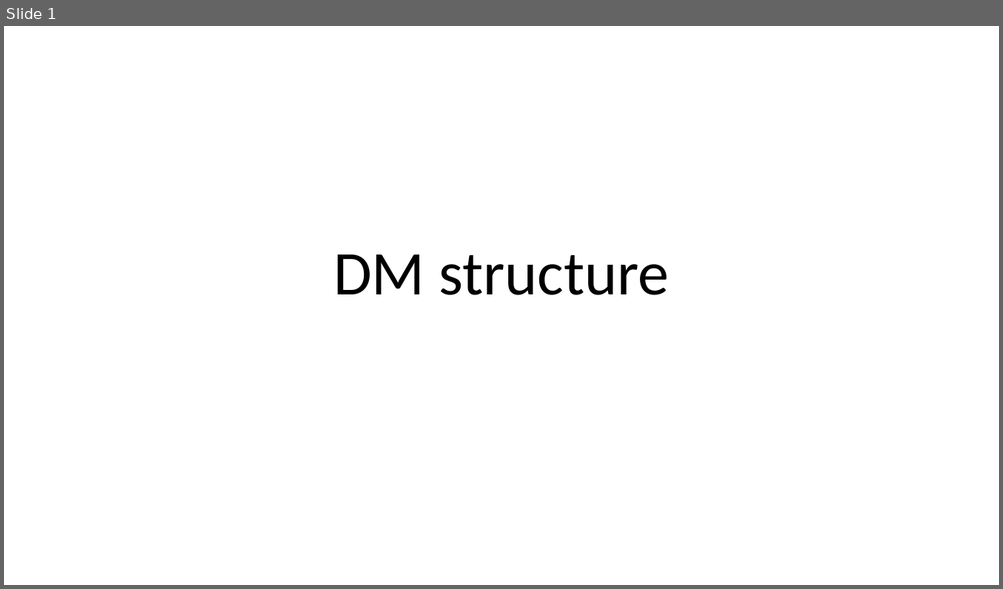
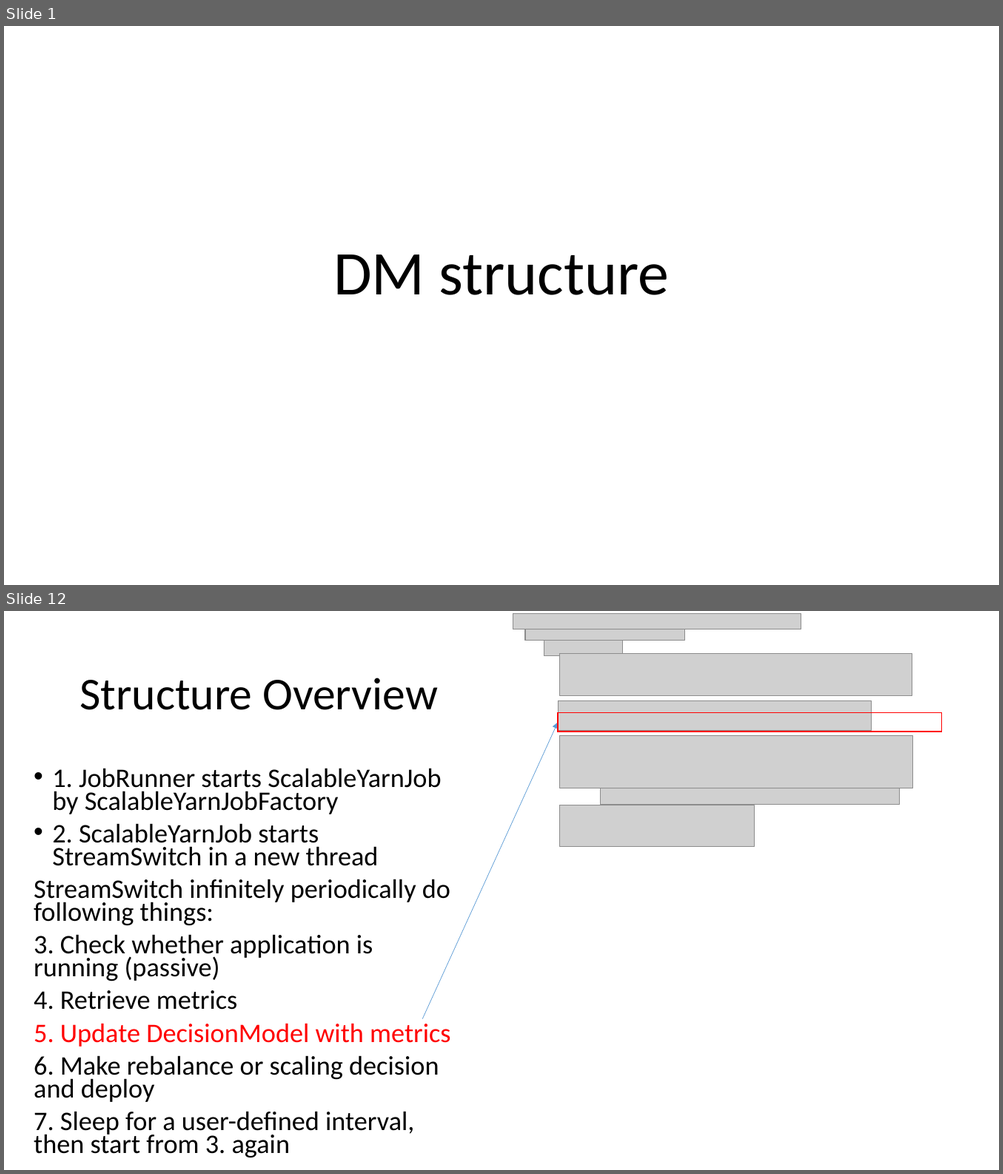
Before and after one commit to Swrrt/Samza-Documents, a slide deck: Documentation/DelayGuaranteeStructure.pptx. Shown one above the other, each under a label of ours: slide 1 before the commit, slides 1 and 12 after it; the slides between them are not shown. The pictures are 1003x589 and 1003x1174 pixels, drawn with LibreOffice and Linux fonts; fonts in the diff are those of the drawing; grey boxes stand for pictures. Boxes give left, top, right and bottom in pixels: in the first picture for what was removed or moved away, otherwise in the second. Text is boxed around its words. In the diff, an @@ line names an element or a change of style, - is before the commit and + after.

```diff
--- a/Documentation/DelayGuaranteeStructure.pptx
+++ b/Documentation/DelayGuaranteeStructure.pptx
@@ slide 12 added at [4, 611, 999, 1170], background #FFFFFF @@
@@ picture added at [513, 613, 800, 629] @@
@@ picture added at [525, 627, 685, 641] @@
@@ picture added at [543, 640, 622, 655] @@
@@ picture added at [560, 653, 912, 695] @@
@@ title added at [79, 678, 438, 710], 44 pt, text #000000 @@
+Structure Overview
@@ picture added at [558, 701, 871, 730] @@
@@ rectangle added at [558, 713, 942, 732], outline #FF0000 1 pt @@
@@ arrow added from (423, 1019) to (558, 722), #5B9BD5 0.5 pt @@
@@ picture added at [560, 735, 913, 789] @@
@@ text added at [34, 768, 450, 1159], 25.9 pt, text #000000 @@
+• 1. JobRunner starts ScalableYarnJob by ScalableYarnJobFactory
+• 2. ScalableYarnJob starts StreamSwitch in a new thread
+StreamSwitch infinitely periodically do following things:
+3. Check whether application is running (passive)
+4. Retrieve metrics
+5. Update DecisionModel with metrics
+6. Make rebalance or scaling decision and deploy
+7. Sleep for a user-defined interval, then start from 3. again
@@ picture added at [560, 805, 754, 847] @@
@@ picture added at [600, 789, 899, 805] @@
```
Also in this commit, not shown: 15 slides changed, 57 other slides added, 10 slides removed.
